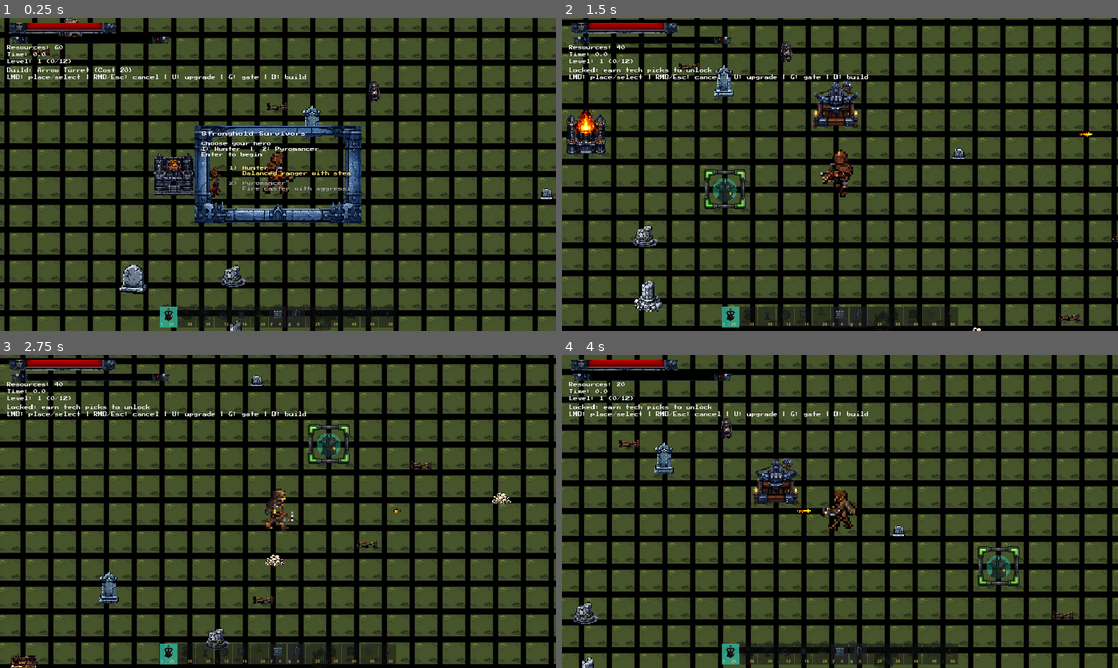
Above: before the commit, frames 1-4 (two rows, left to right).
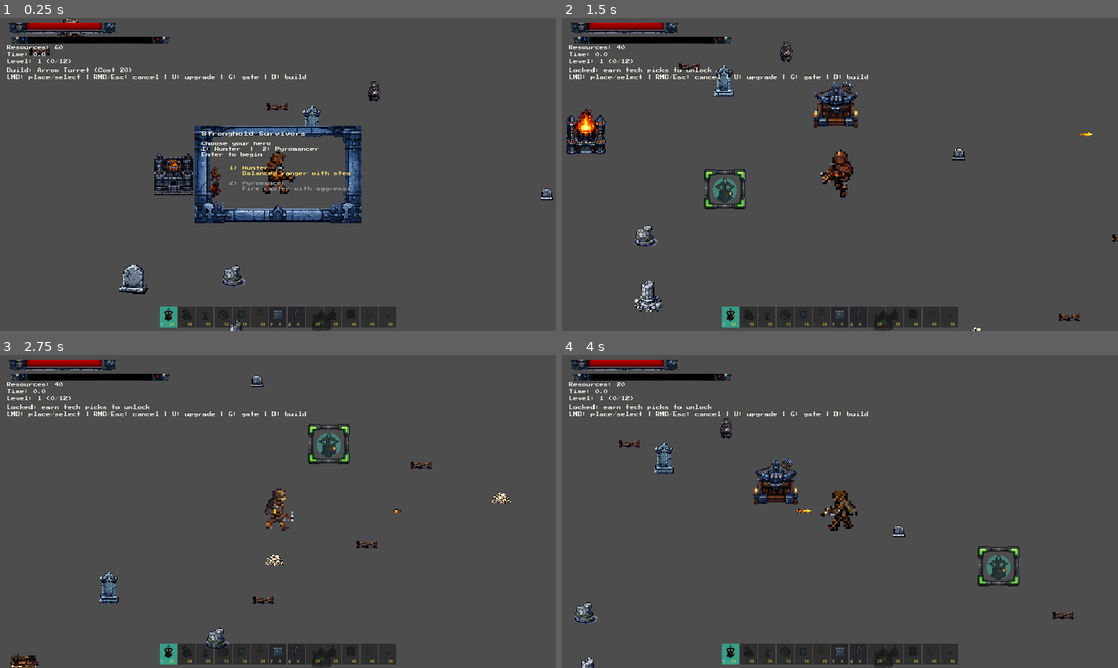
Above: after the commit, the same moments.

Repository: cmo333/Stronghold-Survivors
Game: Godot game, scene res://scenes/main.tscn
The game is run twice, just before and just after one commit, with the same random seed, the same clock (stepped at 60 frames per second) and the same inputs.
Inputs (mouse positions are in pixels of both pictures, inside the frame that each line leads up to):
- Up to frame 1 (0.25 s): no input
- Up to frame 2 (1.5 s): tap Enter (start_game) at 0.5 s; move the mouse to (962, 158) at 0.52 s; hold D (move_right) 0.53-1.28 s; tap 1 (build_1) at 0.6 s; click (962, 158) at 0.67 s; tap Space at 0.77 s; move the mouse to (728, 190) at 1.27 s; hold S (move_down) from 1.28 s (still down); tap 2 (build_2) at 1.35 s
- Up to frame 3 (2.75 s): tap Space at 1.52 s; move the mouse to (333, 442) at 2.02 s; release S (move_down) at 2.03 s; hold D (move_right) from 2.03 s (still down); tap 3 (build_3) at 2.1 s
- Up to frame 4 (4 s): move the mouse to (812, 574) at 2.77 s; release D (move_right) at 2.78 s; hold W (move_up) 2.78-3.53 s; tap 4 (build_4) at 2.85 s; click (812, 574) at 2.92 s; tap Space at 3.02, 3.77 s; move the mouse to (1006, 558) at 3.52 s; hold A (move_left) from 3.53 s (still down); tap 5 (build_5) at 3.6 s

The runs differ from the first frame. In frame 1, 89% of the frame differs, in the area x 0-100%, y 0-100%; in frame 2, 92%; in frame 3, 94%; in frame 4, 93%.
Error after the commit: Invalid assignment of property or key 'texture_filter' with value of type 'int' on a base object of type 'CompressedTexture2D'. (res://scripts/ground.gd:15)

Commit message:
Fix terrain texture filtering to prevent black lines around tiles

Diff:
--- a/scripts/ground.gd
+++ b/scripts/ground.gd
@@ -11,12 +11,19 @@
 		push_error("Failed to load grass tile: " + GRASS_TILE)
 		return
 
+	# Fix for pixel art: nearest neighbor filtering, no filter
+	tex.texture_filter = CanvasItem.TEXTURE_FILTER_NEAREST
+	tex.texture_repeat = CanvasItem.TEXTURE_REPEAT_DISABLED
+
 	var tileset := TileSet.new()
 	tileset.tile_size = tile_size
 
 	var source := TileSetAtlasSource.new()
 	source.texture = tex
 	source.texture_region_size = tile_size
+	# Ensure no margins or separation causing black lines
+	source.margins = Vector2i.ZERO
+	source.separation = Vector2i.ZERO
 	var source_id := tileset.add_source(source)
 	source.create_tile(Vector2i.ZERO)
 
